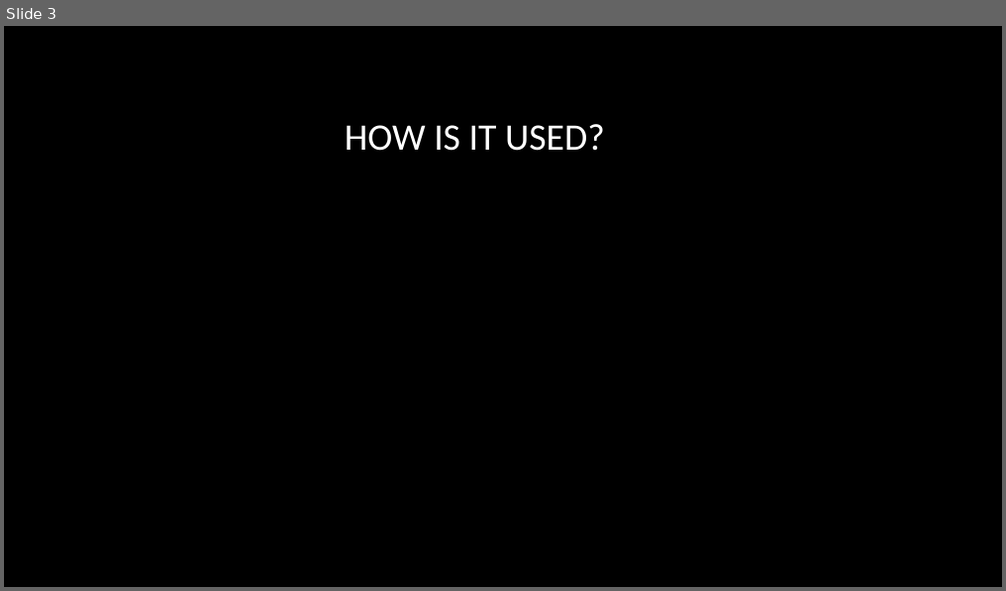
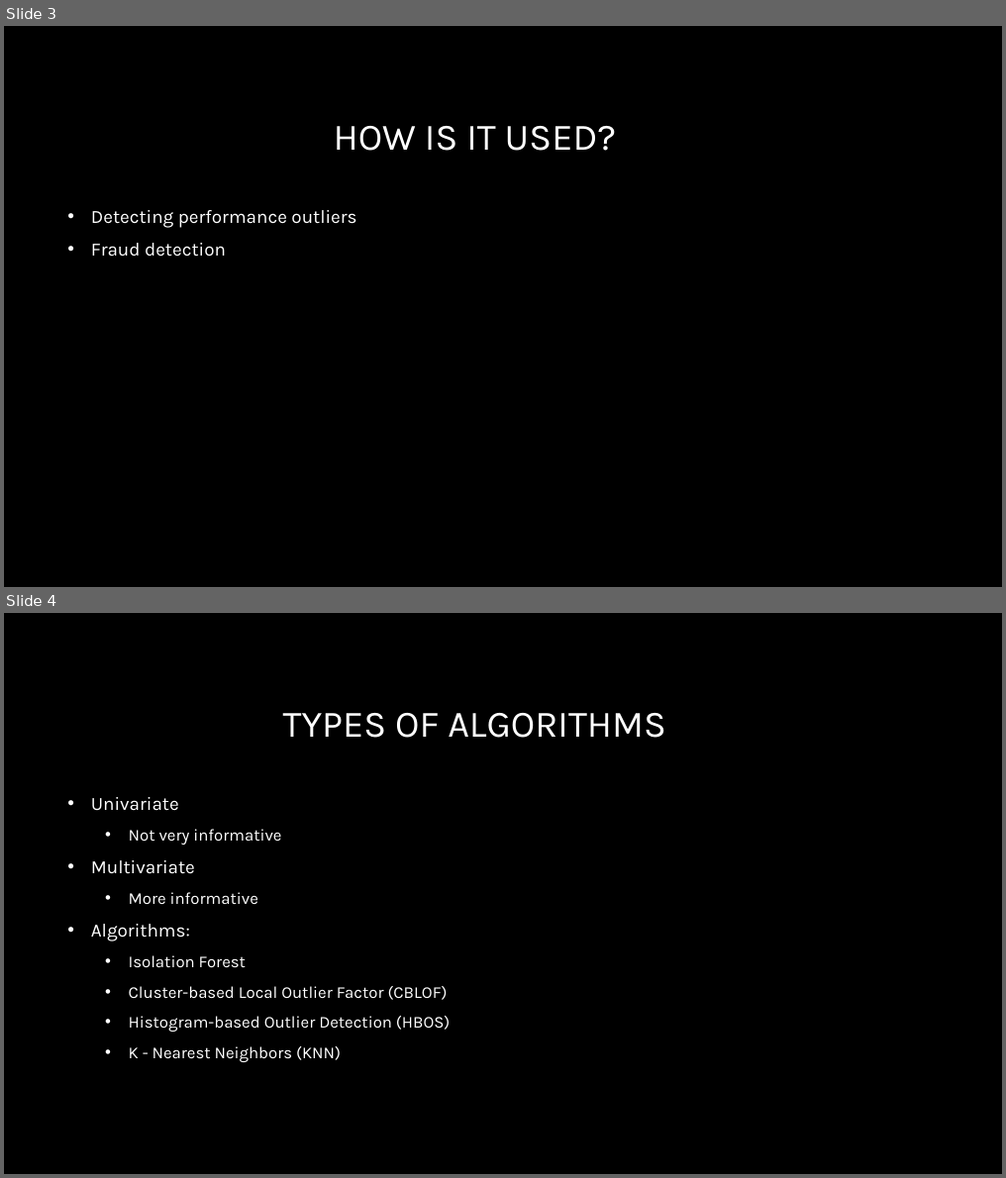
Before and after one commit to mdominguez2010/anomaly_detection, a slide deck: anomaly_detection.pptx. Shown one above the other, each under a label of ours: slide 3 before the commit, slides 3 and 4 after it. The pictures are 1006x591 and 1006x1178 pixels, drawn with LibreOffice and Linux fonts; fonts in the diff are those of the drawing; background and template pictures are left out. Boxes give left, top, right and bottom in pixels: in the first picture for what was removed or moved away, otherwise in the second. Text is boxed around its words. In the diff, an @@ line names an element or a change of style, - is before the commit and + after.

```diff
--- a/anomaly_detection.pptx
+++ b/anomaly_detection.pptx
@@ slide 4 added at (4, 613, 1002, 1174), background picture (left out) @@
@@ title added at (283, 713, 666, 738), 36 pt, text #FFFFFF @@
+TYPES OF ALGORITHMS
@@ text added at (91, 797, 450, 1062), 16 pt, text #FFFFFF @@
+• Univariate
+  • Not very informative
+• Multivariate
+  • More informative
+• Algorithms:
+  • Isolation Forest
+  • Cluster-based Local Outlier Factor (CBLOF)
+  • Histogram-based Outlier Detection (HBOS)
+  • K - Nearest Neighbors (KNN)
@@ slide 3 changed as well @@
@@ title "HOW IS IT USED?" at (334, 126, 617, 151): font Calibri to Karla @@
@@ text added at (91, 210, 356, 257), 18 pt, text #FFFFFF @@
+• Detecting performance outliers
+• Fraud detection
```
Also in this commit, not shown: 2 other slides changed, 1 other slide added.
